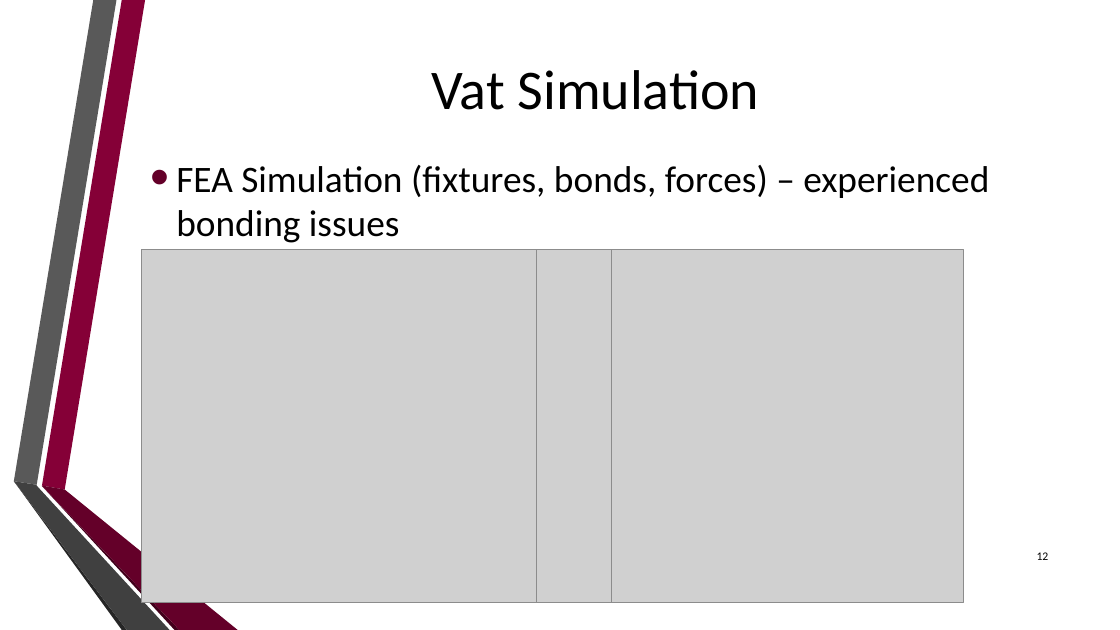
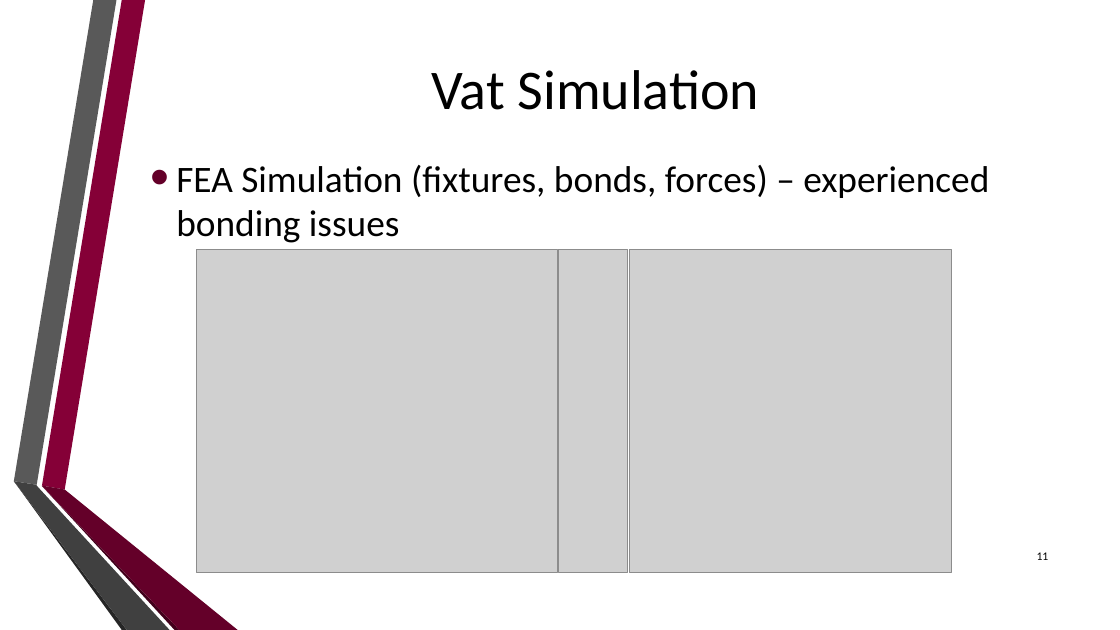
Before and after one commit to dan-olsen/SeniorDesign, a slide deck: slide 11 of Presentations/DesignPres/DesignPres-75.pptx (slide 12 before the commit). Drawn at 1120x630 pixels with LibreOffice and Linux fonts; fonts in the diff are those of the drawing; grey boxes stand for pictures; background and template pictures are left out. Boxes give left, top, right and bottom in pixels: in the first picture for what was removed or moved away, otherwise in the second. Text is boxed around its words. In the diff, an @@ line names an element or a change of style, - is before the commit and + after.

```diff
--- a/Presentations/DesignPres/DesignPres-75.pptx
+++ b/Presentations/DesignPres/DesignPres-75.pptx
@@ picture resized from (x1=142, y1=250, x2=537, y2=603) to (x1=197, y1=250, x2=558, y2=573) @@
@@ picture resized from (x1=537, y1=250, x2=613, y2=603) to (x1=559, y1=250, x2=628, y2=573) @@
@@ picture resized from (x1=612, y1=250, x2=963, y2=603) to (x1=629, y1=250, x2=951, y2=573) @@
@@ page number at (x1=1037, y1=552, x2=1049, y2=560): text changed @@
-12
+11
```
Also in this commit, not shown: 2 slides added, 3 slides removed.
